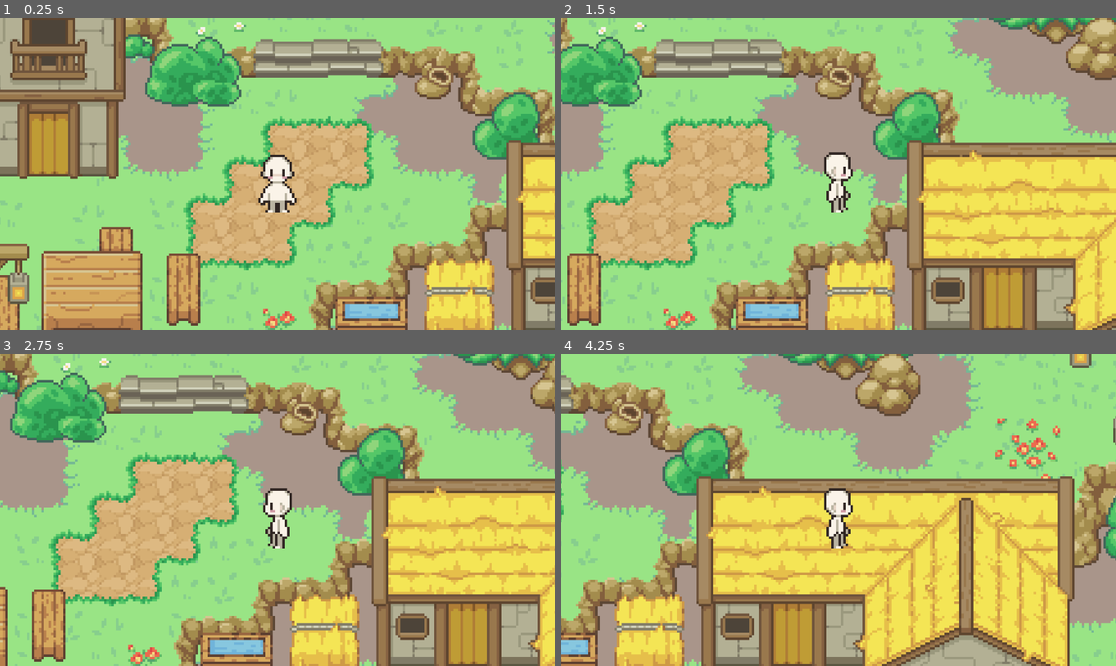
Above: before the commit, frames 1-4 (two rows, left to right).
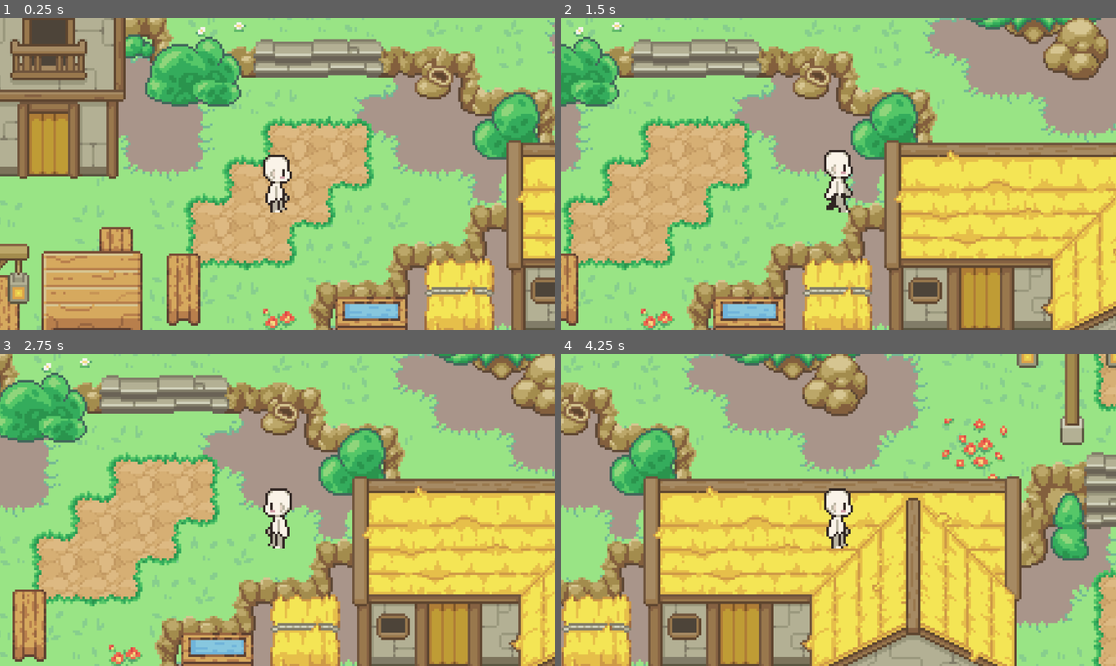
Above: after the commit, the same moments.

Repository: Autocado/The-Royal-Chef
Game: Godot game, scene res://test.tscn
Two runs of this game, one before a commit and one after it. Both use one fixed random seed, a clock stepped at 60 frames per second and the inputs below.
Inputs:
- Up to frame 1 (0.25 s): no input
- Up to frame 2 (1.5 s): tap Enter (ui_accept) at 0.5, 0.77 s; hold Right (ui_right) from 0.53 s (still down)
- Up to frame 3 (2.75 s): tap Enter (ui_accept) at 1.52 s; release Right (ui_right) at 2.03 s; hold Left (ui_left) from 2.03 s (still down)
- Up to frame 4 (4.25 s): release Left (ui_left) at 2.78 s; hold Right (ui_right) from 2.78 s (still down); tap Enter (ui_accept) at 3.02, 3.77 s

The runs differ from the first frame. In frame 1, 0.5% of the frame differs, in the area x 46-54%, y 43-63%; in frame 2, 43%; in frame 3, 40%; in frame 4, 62%, in the area x 0-100%, y 0-100%.

Commit message:
fixed walking

Diff:
--- a/character_body_2d.gd
+++ b/character_body_2d.gd
@@ -1,41 +1,38 @@
 extends CharacterBody2D
-@onready var animated_sprite_2d = $CharacterBody2D/idle
-@export var speed = 70
-
-func get_input():
-	# Get the input direction and handle the movement/deceleration.
-	# As good practice, you should replace UI actions with custom gameplay actions.
-	var input_direction = Input.get_vector("ui_left", "ui_right", "ui_up", "ui_down")
-	velocity = input_direction * speed
+var max_speed = 80
+var last_direction := Vector2(1,0)
 
 func _physics_process(_delta):
-	var axisX = Input.get_action_strength("ui_right") - Input.get_action_strength("ui_left")
-	var axisY = Input.get_action_strength("ui_up") - Input.get_action_strength("ui_down")
-	if axisX > 0:
-		$idle.play("testwalk_d")
-		$idle.flip_h = false
-	elif axisX < 0:
-		$idle.play("testwalk_d")
-		$idle.flip_h = true
-	elif axisY > 0:
-		$idle.play("testwalk_w")
-	elif axisY < 0:
-		$idle.play("testwalk")
-	else:
-		$idle.play("white")
-	get_input()
+	var direction = Input.get_vector("ui_left", "ui_right", "ui_up", "ui_down")
+	velocity = direction * max_speed
 	move_and_slide()
 
-func _physics_process_dir(_delta):
-	var input_dir
-	var moving:bool = false
 
-	input_dir = Vector2.ZERO
-	if Input.is_action_just_pressed("ui_right"):
-		input_dir = Vector2(0,1)
-	elif Input.is_action_just_pressed("ui_left"):
-		input_dir = Vector2(0,-1)
-	elif Input.is_action_just_pressed("ui_down"):
-		input_dir = Vector2(0,1)
-	elif Input.is_action_just_pressed("ui_up"):
-		input_dir = Vector2(0,-1)
+	if direction.length() > 0:
+		last_direction = direction
+		play_walk_animation(direction)
+		print(direction)
+	else:
+		play_idle_animation(last_direction)
+		print(direction)
+
+func play_walk_animation(direction):
+	if direction.x < 0:
+		$idle.play("testwalk_a")
+	elif direction.x > 0:
+		$idle.play("testwalk_d")
+	elif direction.y < 0:
+		$idle.play("testwalk_w")
+	elif  direction.y > 0:
+		$idle.play("testwalk")
+
+
+func play_idle_animation(direction):
+	if direction.x < 0:
+		$idle.play("idle_a")
+	elif direction.x > 0:
+		$idle.play("idle_d")
+	elif direction.y < 0:
+		$idle.play("idle_w")
+	elif  direction.y > 0:
+		$idle.play("idle_c")
--- a/test.tres
+++ b/test.tres
@@ -1,7 +1,42 @@
-[gd_resource type="SpriteFrames" load_steps=27 format=3 uid="uid://l3wxl7tl3jn2"]
-
+[gd_resource type="SpriteFrames" load_steps=42 format=3 uid="uid://l3wxl7tl3jn2"]
+
+[ext_resource type="Texture2D" uid="uid://c4i7kmithlylq" path="res://Eris Esra's Character Template 4.0/16x32/16x32 Idle-Sheet left.png" id="1_h7yuw"]
 [ext_resource type="Texture2D" uid="uid://bexc63b4uxffv" path="res://Eris Esra's Character Template 4.0/16x32/16x32 Walk-Sheet.png" id="2_ofhgo"]
+[ext_resource type="Texture2D" uid="uid://5tf25qerdrhn" path="res://Eris Esra's Character Template 4.0/16x32/PC-idle.png" id="2_wow46"]
 [ext_resource type="Texture2D" uid="uid://1lajf01bvpf4" path="res://Eris Esra's Character Template 4.0/16x32/16x32 Idle-Sheet.png" id="3_ofhgo"]
+[ext_resource type="Texture2D" uid="uid://5mev815lrh5v" path="res://Eris Esra's Character Template 4.0/16x32/16x32 Walk-Sheet left.png" id="4_wow46"]
+
+[sub_resource type="AtlasTexture" id="AtlasTexture_iaj0f"]
+atlas = ExtResource("1_h7yuw")
+region = Rect2(0, 64, 16, 32)
+
+[sub_resource type="AtlasTexture" id="AtlasTexture_5kbq4"]
+atlas = ExtResource("1_h7yuw")
+region = Rect2(16, 64, 16, 32)
+
+[sub_resource type="AtlasTexture" id="AtlasTexture_pms6k"]
+atlas = ExtResource("1_h7yuw")
+region = Rect2(32, 64, 16, 32)
+
+[sub_resource type="AtlasTexture" id="AtlasTexture_6m2mv"]
+atlas = ExtResource("1_h7yuw")
+region = Rect2(48, 64, 16, 32)
+
+[sub_resource type="AtlasTexture" id="AtlasTexture_m7853"]
+atlas = ExtResource("2_wow46")
+region = Rect2(0, 0, 16, 32)
+
+[sub_resource type="AtlasTexture" id="AtlasTexture_axep3"]
+atlas = ExtResource("2_wow46")
+region = Rect2(16, 0, 16, 32)
+
+[sub_resource type="AtlasTexture" id="AtlasTexture_k68tx"]
+atlas = ExtResource("2_wow46")
+region = Rect2(32, 0, 16, 32)
+
+[sub_resource type="AtlasTexture" id="AtlasTexture_q23xo"]
+atlas = ExtResource("2_wow46")
+region = Rect2(48, 0, 16, 32)
 
 [sub_resource type="AtlasTexture" id="AtlasTexture_hr0ed"]
 atlas = ExtResource("3_ofhgo")
@@ -51,37 +86,53 @@
 atlas = ExtResource("2_ofhgo")
 region = Rect2(0, 0, 16, 32)
 
+[sub_resource type="AtlasTexture" id="AtlasTexture_j7auv"]
+atlas = ExtResource("4_wow46")
+region = Rect2(0, 64, 16, 32)
+
+[sub_resource type="AtlasTexture" id="AtlasTexture_t0eym"]
+atlas = ExtResource("4_wow46")
+region = Rect2(16, 64, 16, 32)
+
+[sub_resource type="AtlasTexture" id="AtlasTexture_8altr"]
+atlas = ExtResource("4_wow46")
+region = Rect2(32, 64, 16, 32)
+
+[sub_resource type="AtlasTexture" id="AtlasTexture_xvyte"]
+atlas = ExtResource("4_wow46")
+region = Rect2(48, 64, 16, 32)
+
+[sub_resource type="AtlasTexture" id="AtlasTexture_wjiom"]
+atlas = ExtResource("2_ofhgo")
+region = Rect2(16, 64, 16, 32)
+
+[sub_resource type="AtlasTexture" id="AtlasTexture_05ey8"]
+atlas = ExtResource("2_ofhgo")
+region = Rect2(32, 64, 16, 32)
+
+[sub_resource type="AtlasTexture" id="AtlasTexture_a7wtu"]
+atlas = ExtResource("2_ofhgo")
+region = Rect2(48, 64, 16, 32)
+
 [sub_resource type="AtlasTexture" id="AtlasTexture_y21bs"]
 atlas = ExtResource("2_ofhgo")
 region = Rect2(0, 64, 16, 32)
 
-[sub_resource type="AtlasTexture" id="AtlasTexture_wjiom"]
-atlas = ExtResource("2_ofhgo")
-region = Rect2(16, 64, 16, 32)
-
-[sub_resource type="AtlasTexture" id="AtlasTexture_05ey8"]
-atlas = ExtResource("2_ofhgo")
-region = Rect2(32, 64, 16, 32)
-
-[sub_resource type="AtlasTexture" id="AtlasTexture_a7wtu"]
-atlas = ExtResource("2_ofhgo")
-region = Rect2(48, 64, 16, 32)
+[sub_resource type="AtlasTexture" id="AtlasTexture_kg8mt"]
+atlas = ExtResource("2_ofhgo")
+region = Rect2(16, 128, 16, 32)
+
+[sub_resource type="AtlasTexture" id="AtlasTexture_n87su"]
+atlas = ExtResource("2_ofhgo")
+region = Rect2(32, 128, 16, 32)
+
+[sub_resource type="AtlasTexture" id="AtlasTexture_dk1dp"]
+atlas = ExtResource("2_ofhgo")
+region = Rect2(48, 128, 16, 32)
 
 [sub_resource type="AtlasTexture" id="AtlasTexture_lwo30"]
 atlas = ExtResource("2_ofhgo")
 region = Rect2(0, 128, 16, 32)
-
-[sub_resource type="AtlasTexture" id="AtlasTexture_kg8mt"]
-atlas = ExtResource("2_ofhgo")
-region = Rect2(16, 128, 16, 32)
-
-[sub_resource type="AtlasTexture" id="AtlasTexture_n87su"]
-atlas = ExtResource("2_ofhgo")
-region = Rect2(32, 128, 16, 32)
-
-[sub_resource type="AtlasTexture" id="AtlasTexture_dk1dp"]
-atlas = ExtResource("2_ofhgo")
-region = Rect2(48, 128, 16, 32)
 
 [sub_resource type="AtlasTexture" id="AtlasTexture_s65t5"]
 atlas = ExtResource("3_ofhgo")
@@ -104,6 +155,40 @@
 animations = [{
 "frames": [{
 "duration": 1.0,
+"texture": SubResource("AtlasTexture_iaj0f")
+}, {
+"duration": 1.0,
+"texture": SubResource("AtlasTexture_5kbq4")
+}, {
+"duration": 1.0,
+"texture": SubResource("AtlasTexture_pms6k")
+}, {
+"duration": 1.0,
+"texture": SubResource("AtlasTexture_6m2mv")
+}],
+"loop": true,
+"name": &"idle_a",
+"speed": 5.0
+}, {
+"frames": [{
+"duration": 1.0,
+"texture": SubResource("AtlasTexture_m7853")
+}, {
+"duration": 1.0,
+"texture": SubResource("AtlasTexture_axep3")
+}, {
+"duration": 1.0,
+"texture": SubResource("AtlasTexture_k68tx")
+}, {
+"duration": 1.0,
+"texture": SubResource("AtlasTexture_q23xo")
+}],
+"loop": true,
+"name": &"idle_c",
+"speed": 5.0
+}, {
+"frames": [{
+"duration": 1.0,
 "texture": SubResource("AtlasTexture_hr0ed")
 }, {
 "duration": 1.0,
@@ -155,16 +240,33 @@
 }, {
 "frames": [{
 "duration": 1.0,
+"texture": SubResource("AtlasTexture_j7auv")
+}, {
+"duration": 1.0,
+"texture": SubResource("AtlasTexture_t0eym")
+}, {
+"duration": 1.0,
+"texture": SubResource("AtlasTexture_8altr")
+}, {
+"duration": 1.0,
+"texture": SubResource("AtlasTexture_xvyte")
+}],
+"loop": true,
+"name": &"testwalk_a",
+"speed": 5.0
+}, {
+"frames": [{
+"duration": 1.0,
+"texture": SubResource("AtlasTexture_wjiom")
+}, {
+"duration": 1.0,
+"texture": SubResource("AtlasTexture_05ey8")
+}, {
+"duration": 1.0,
+"texture": SubResource("AtlasTexture_a7wtu")
+}, {
+"duration": 1.0,
 "texture": SubResource("AtlasTexture_y21bs")
-}, {
-"duration": 1.0,
-"texture": SubResource("AtlasTexture_wjiom")
-}, {
-"duration": 1.0,
-"texture": SubResource("AtlasTexture_05ey8")
-}, {
-"duration": 1.0,
-"texture": SubResource("AtlasTexture_a7wtu")
 }],
 "loop": true,
 "name": &"testwalk_d",
@@ -172,16 +274,16 @@
 }, {
 "frames": [{
 "duration": 1.0,
+"texture": SubResource("AtlasTexture_kg8mt")
+}, {
+"duration": 1.0,
+"texture": SubResource("AtlasTexture_n87su")
+}, {
+"duration": 1.0,
+"texture": SubResource("AtlasTexture_dk1dp")
+}, {
+"duration": 1.0,
 "texture": SubResource("AtlasTexture_lwo30")
-}, {
-"duration": 1.0,
-"texture": SubResource("AtlasTexture_kg8mt")
-}, {
-"duration": 1.0,
-"texture": SubResource("AtlasTexture_n87su")
-}, {
-"duration": 1.0,
-"texture": SubResource("AtlasTexture_dk1dp")
 }],
 "loop": true,
 "name": &"testwalk_w",
--- a/test.tscn
+++ b/test.tscn
@@ -25,8 +25,7 @@
 
 [node name="idle" type="AnimatedSprite2D" parent="CharacterBody2D"]
 sprite_frames = ExtResource("3_6uqi0")
-animation = &"white"
-frame_progress = 0.62359405
+animation = &"testwalk_a"
 
 [node name="CollisionShape2D" type="CollisionShape2D" parent="CharacterBody2D"]
 position = Vector2(0, 3)
Binary file added: Eris Esra's Character Template 4.0/16x32/16x32 Idle-Sheet left.png
Not shown, added: Eris Esra's Character Template 4.0/16x32/16x32 Idle-Sheet left.png.import
Binary file added: Eris Esra's Character Template 4.0/16x32/16x32 Walk-Sheet left.png
Not shown, added: Eris Esra's Character Template 4.0/16x32/16x32 Walk-Sheet left.png.import
Binary file added: Eris Esra's Character Template 4.0/16x32/PC-idle.png
Not shown, added: Eris Esra's Character Template 4.0/16x32/PC-idle.png.import
